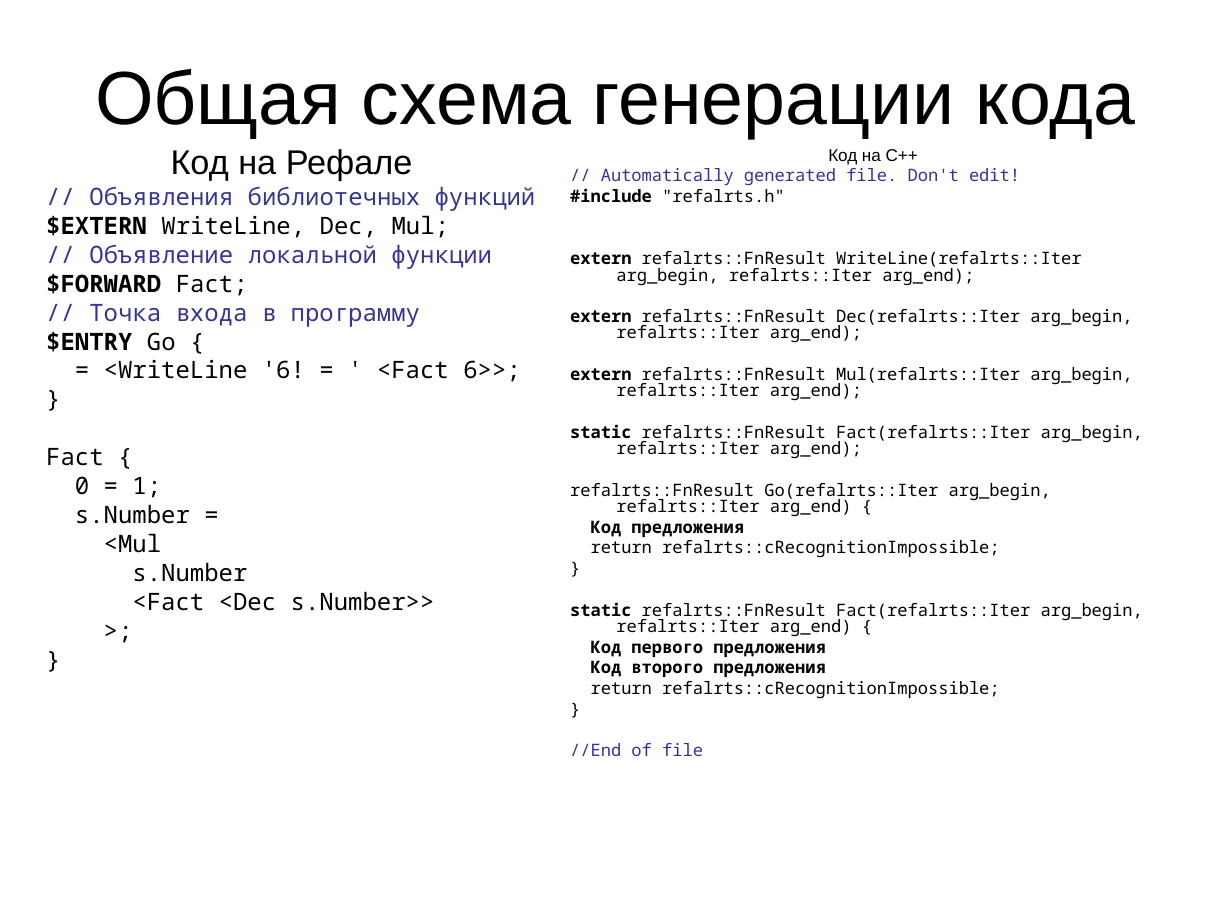
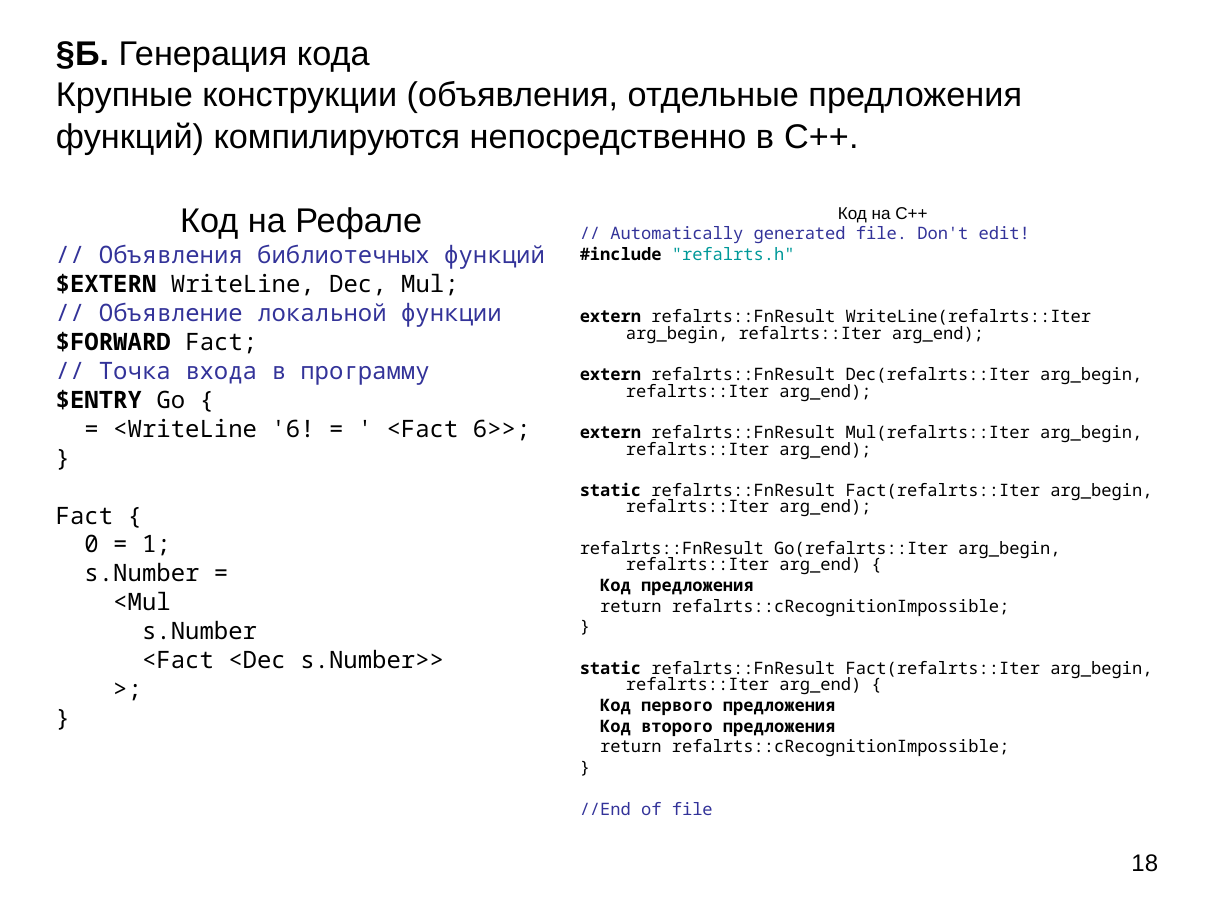
Before and after one commit to bmstu-iu9/refal-5-lambda, a slide deck: slide 18 of doc/Компилятор Простого Рефала.ppt (slide 3 before the commit). Drawn at 1232x924 pixels with LibreOffice and Linux fonts; fonts in the diff are those of the drawing. Boxes give left, top, right and bottom in pixels: in the first picture for what was removed or moved away, otherwise in the second. Text is boxed around its words. In the diff, an @@ line names an element or a change of style, - is before the commit and + after.

```diff
--- a/doc/Компилятор Простого Рефала.ppt
+++ b/doc/Компилятор Простого Рефала.ppt
@@ title added at (x1=56, y1=41, x2=1022, y2=154), 20 pt, text #000000 @@
+§Б. Генерация кода
+Крупные конструкции (объявления, отдельные предложения функций) компилируются непосредственно в C++.
@@ title removed at (x1=95, y1=69, x2=1135, y2=138) @@
-Общая схема генерации кода
@@ text "Код на Рефале" moved from (x1=46, y1=149, x2=536, y2=611) to (x1=56, y1=207, x2=545, y2=669) @@
@@ text "Код на C++" moved from (x1=570, y1=149, x2=1143, y2=756) to (x1=580, y1=207, x2=1152, y2=815) @@
@@ text at (x1=580, y1=246, x2=795, y2=260): text colour #000000 to #009999 in ""refalrts.h"" @@
@@ page number added at (x1=1131, y1=854, x2=1158, y2=872), 14 pt, text #000000 @@
+18
```
Also in this commit, not shown: 9 other slides changed, 9 slides added, 6 other files.
